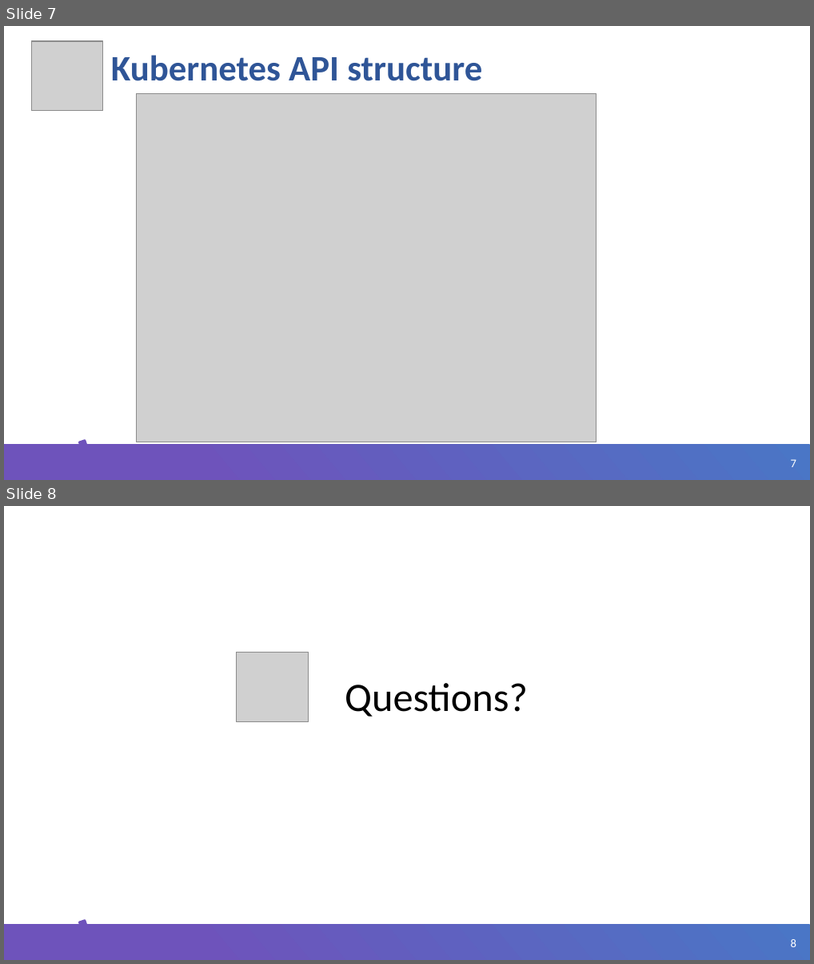
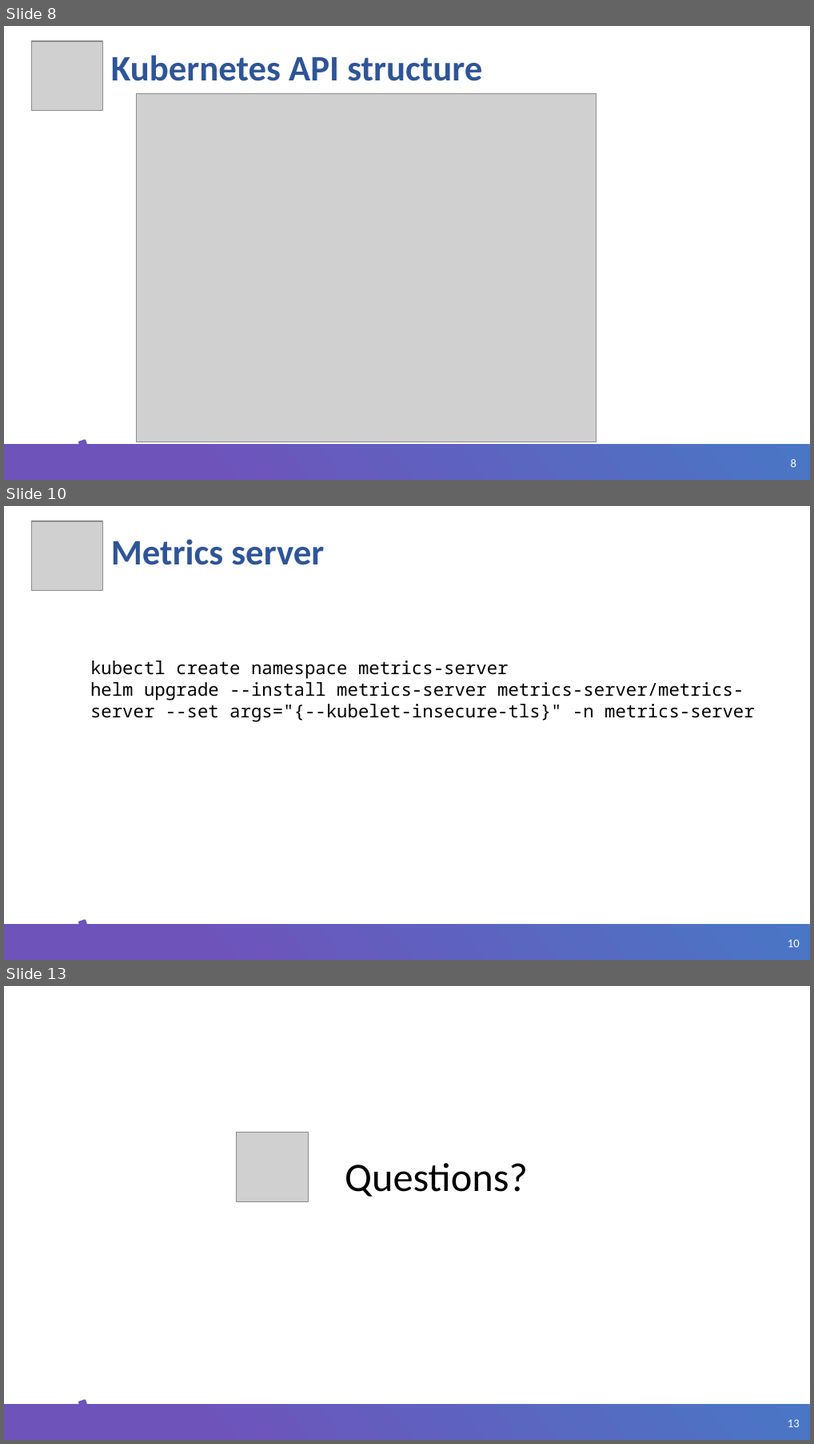
Before and after one commit to ybaryshnikova/extensions-meetup, a slide deck: Kubernetes API Extensions.pptx. Shown one above the other, each under a label of ours: slides 7 and 8 before the commit, slides 8, 10 and 13 after it; the slides between them are not shown. The pictures are 814x964 and 814x1444 pixels, drawn with LibreOffice and Linux fonts; fonts in the diff are those of the drawing; grey boxes stand for pictures; background and template pictures are left out. Boxes give left, top, right and bottom in pixels: in the first picture for what was removed or moved away, otherwise in the second. Text is boxed around its words. In the diff, an @@ line names an element or a change of style, - is before the commit and + after.

```diff
--- a/Kubernetes API Extensions.pptx
+++ b/Kubernetes API Extensions.pptx
@@ slide 10 added at [4,506,810,960], background #FFFFFF; not listed: 3 template elements that a slide beside it also shows @@
@@ picture added at [31,521,103,591] @@
@@ title added at [111,539,324,565], 32 pt, text #2F5597, bold @@
+Metrics server
@@ text added at [90,660,755,721], 16 pt, text #000000 @@
+kubectl create namespace metrics-server
+helm upgrade --install metrics-server metrics-server/metrics-server --set args="{--kubelet-insecure-tls}" -n metrics-server
@@ what was slide 7 is now slide 8 @@
@@ page number at [791,459,797,467]: text changed @@
-7
+8
@@ what was slide 8 is now slide 13 @@
@@ page number at [788,1419,800,1427]: text changed @@
-8
+13
```
Also in this commit, not shown: 4 other slides added, 10 other files.
